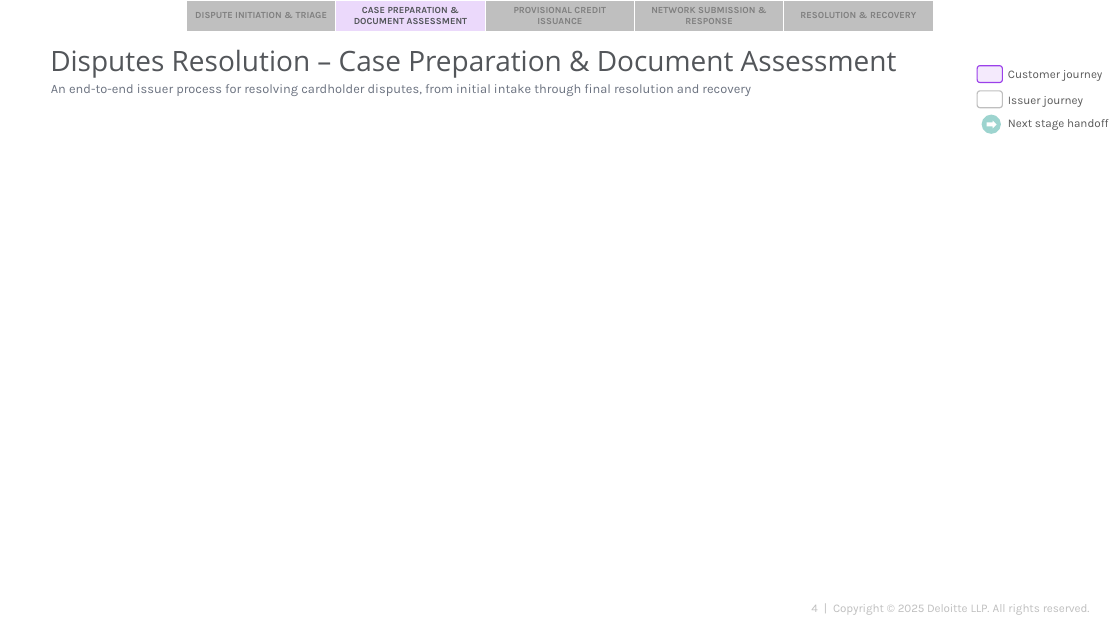
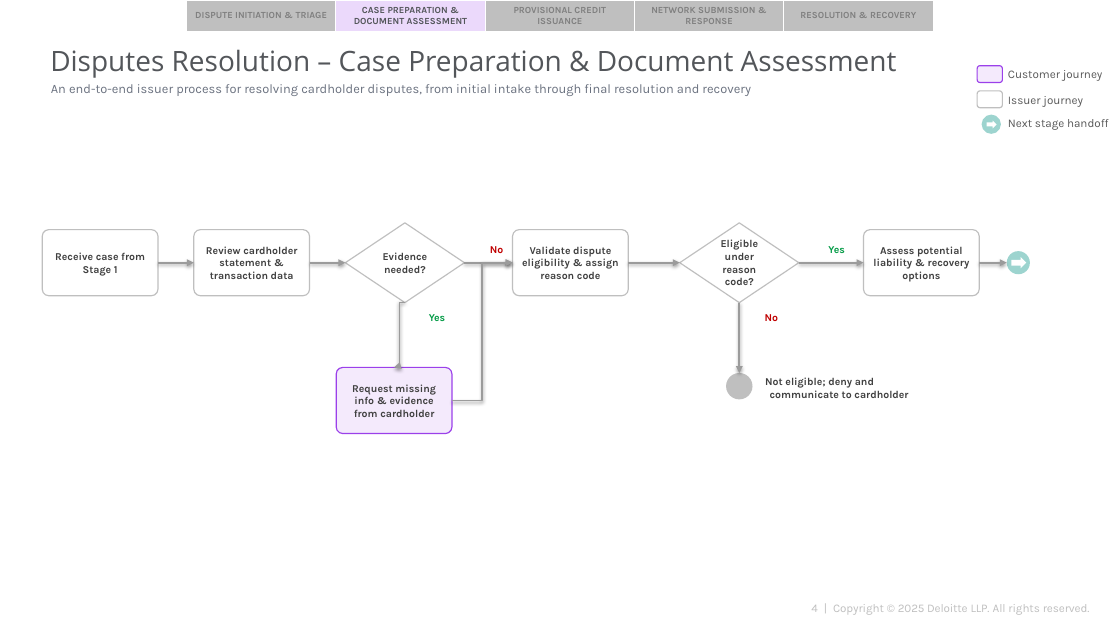
Before and after one commit to davidlin778/Beem-Visa-Debit-Requirements, a slide deck: slide 4 of Dispute Resolution/Dispute Resolution Process Flow.pptx. Drawn at 1120x630 pixels with LibreOffice and Linux fonts; fonts in the diff are those of the drawing; background and template pictures are left out. Boxes give left, top, right and bottom in pixels: in the first picture for what was removed or moved away, otherwise in the second. Text is boxed around its words. In the diff, an @@ line names an element or a change of style, - is before the commit and + after.

```diff
--- a/Dispute Resolution/Dispute Resolution Process Flow.pptx
+++ b/Dispute Resolution/Dispute Resolution Process Flow.pptx
@@ rounded rectangle added at [42,229,158,296], outline #BFBFBF 1 pt, 9 pt, text #404040, bold @@
+Receive case from Stage 1
@@ rounded rectangle added at [194,229,310,296], outline #BFBFBF 1 pt, 9 pt, text #404040, bold @@
+Review cardholder statement & transaction data
@@ diamond added at [345,223,465,302], fill #FFFFFF, outline #BFBFBF 1 pt, 9 pt, text #404040, bold @@
+Evidence needed?
@@ rounded rectangle added at [513,229,628,296], outline #BFBFBF 1 pt, 9 pt, text #404040, bold @@
+Validate dispute eligibility & assign reason code
@@ diamond added at [680,223,799,302], fill #FFFFFF, outline #BFBFBF 1 pt, 9 pt, text #404040, bold @@
+Eligible under reason code?
@@ rounded rectangle added at [864,229,980,296], outline #BFBFBF 1 pt, 9 pt, text #404040, bold @@
+Assess potential liability & recovery options
@@ arrow added from (158, 263) to (194, 263), #9B9B9B 1.5 pt @@
@@ arrow added from (310, 263) to (345, 263), #9B9B9B 1.5 pt @@
@@ elbow arrow added from (452, 401) to (513, 263), #9B9B9B 1.5 pt @@
@@ arrow added from (465, 263) to (513, 263), #9B9B9B 1.5 pt @@
@@ text added at [490,246,503,253], 9 pt, text #C00000, bold @@
+No
@@ arrow added from (628, 263) to (680, 263), #9B9B9B 1.5 pt @@
@@ arrow added from (799, 263) to (864, 263), #9B9B9B 1.5 pt @@
@@ text added at [828,246,844,253], 9 pt, text #009A44, bold @@
+Yes
@@ arrow added from (980, 263) to (1007, 263), #9B9B9B 1.5 pt @@
@@ ellipse added at [1007,251,1031,275], fill #9DD4CF @@
@@ right arrow added at [1012,257,1027,269], fill #FFFFFF @@
@@ elbow arrow added from (405, 302) to (394, 367), #9B9B9B 1.5 pt @@
@@ text added at [429,314,445,321], 9 pt, text #009A44, bold @@
+Yes
@@ elbow arrow added from (739, 302) to (739, 373), #9B9B9B 1.5 pt @@
@@ text added at [765,314,778,321], 9 pt, text #C00000, bold @@
+No
@@ rounded rectangle added at [336,367,452,434], fill #EDDBFB at 57% opacity, outline #9B40EA 1 pt, 9 pt, text #404040, bold @@
+Request missing info & evidence from cardholder
@@ ellipse added at [726,373,752,399], fill #BFBFBF @@
@@ text added at [765,377,908,398], 9 pt, text #404040, bold @@
+Not eligible; deny and
+communicate to cardholder
```
Also in this commit, not shown: 3 other slides changed.
